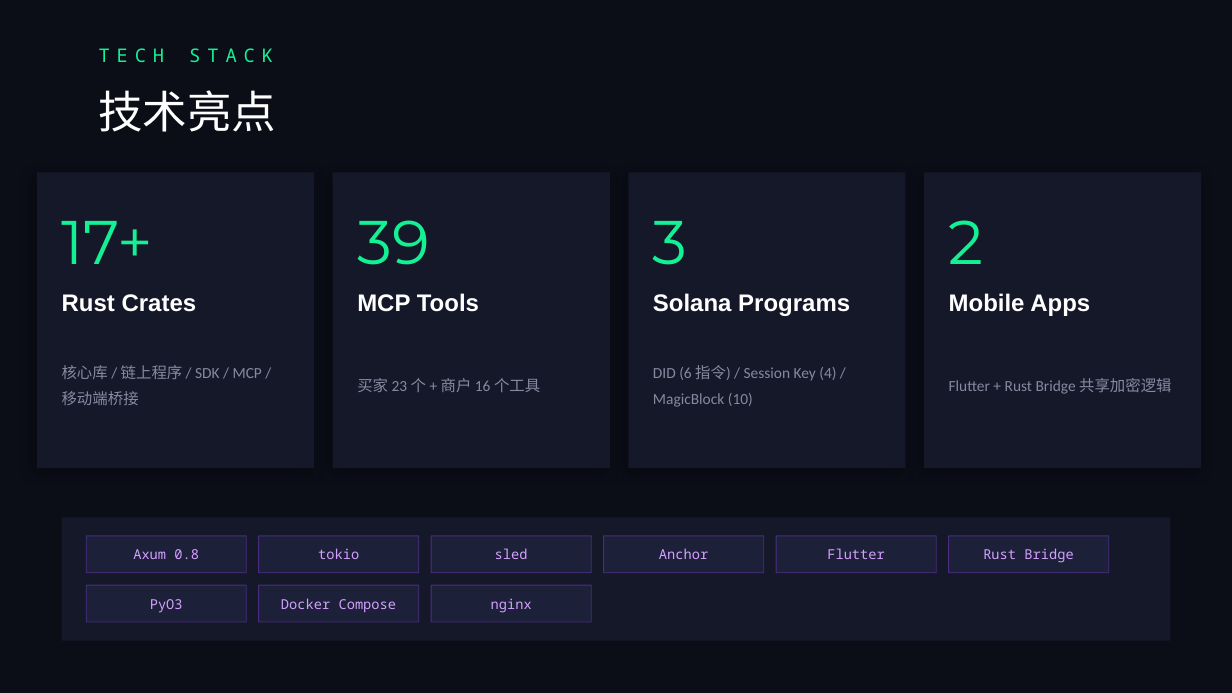
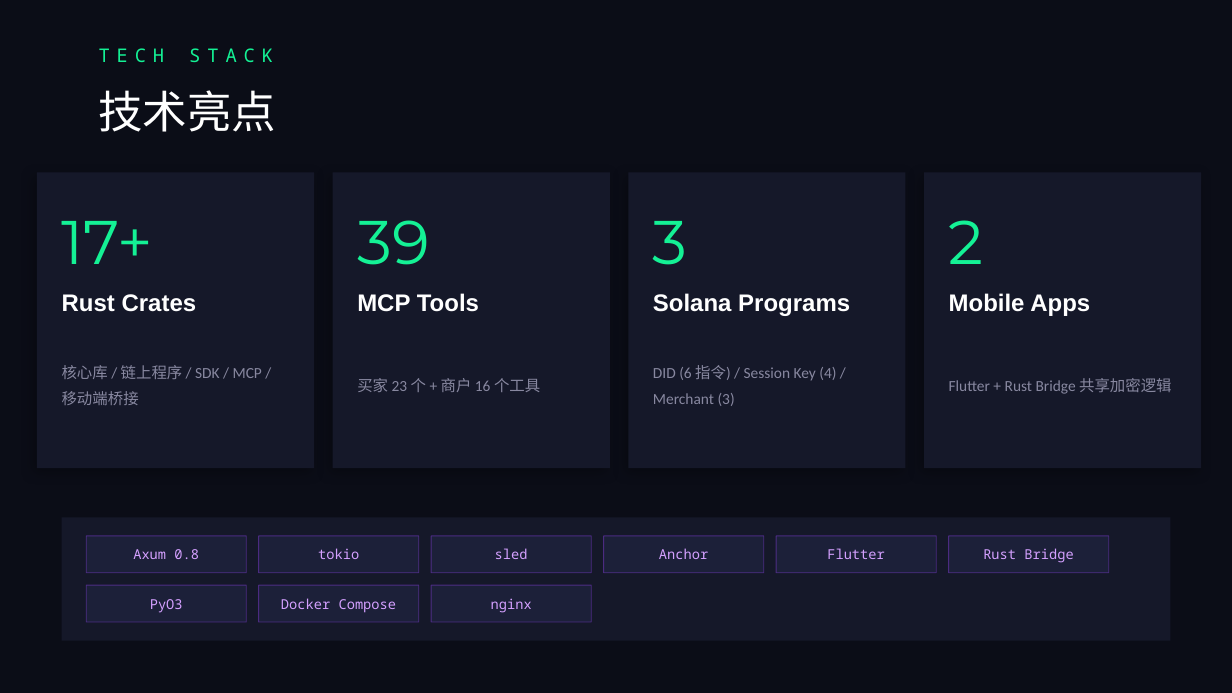
Before and after one commit to bamaao/ignite-pay, a slide deck: slide 11 of IgnitePay-Demo.pptx. Drawn at 1232x693 pixels with LibreOffice and Linux fonts; fonts in the diff are those of the drawing. Boxes give left, top, right and bottom in pixels: in the first picture for what was removed or moved away, otherwise in the second. Text is boxed around its words. In the diff, an @@ line names an element or a change of style, - is before the commit and + after.

```diff
--- a/IgnitePay-Demo.pptx
+++ b/IgnitePay-Demo.pptx
@@ text at (653, 365, 836, 406): text changed @@
-DID (6 指令) / Session Key (4) / MagicBlock (10)
+DID (6 指令) / Session Key (4) / Merchant (3)
```
Also in this commit, not shown: 6 other slides changed, 1 slide added, 1 slide removed, 3 other files.
